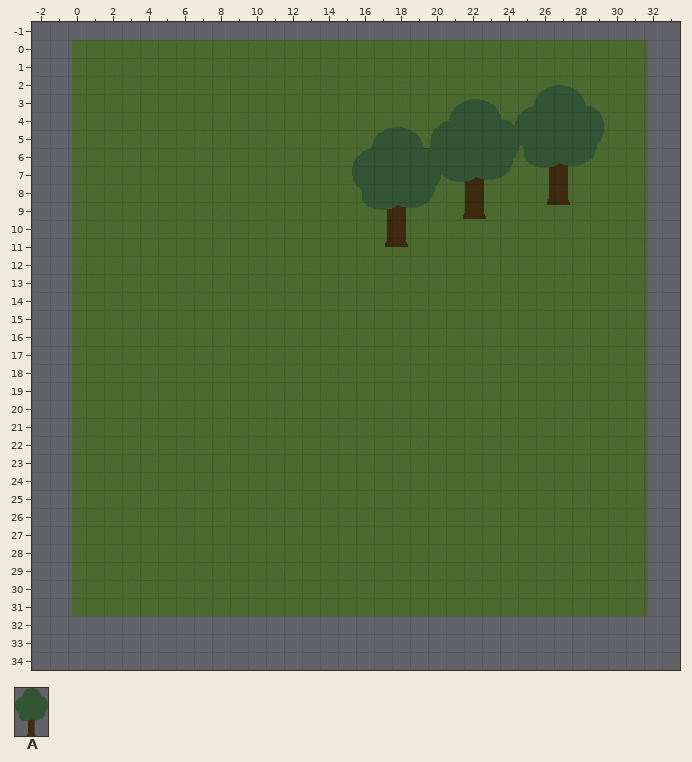
An edit to a level. Tiled map, assets/maps/map_-1_-1.tmx. That is the earlier state.
Cells are 32x32 px. Shown: x -2..33, y -1..34.
Key: from "Trees": A 0 "tree".
Objects are placed by their top-left corner, in cells (3,4 is the top-left corner of cell 3,4); size is 1x1 cell unless given.
Layers that did not change in this view are not listed.
Objects on layer "Entities" before:
A "Tree" at 24.8,2.5 size 5x6.7
A "Tree" at 20.1,3.3 size 5x6.7
A "Tree" at 15.8,4.9 size 5x6.7
The same view after the edit:
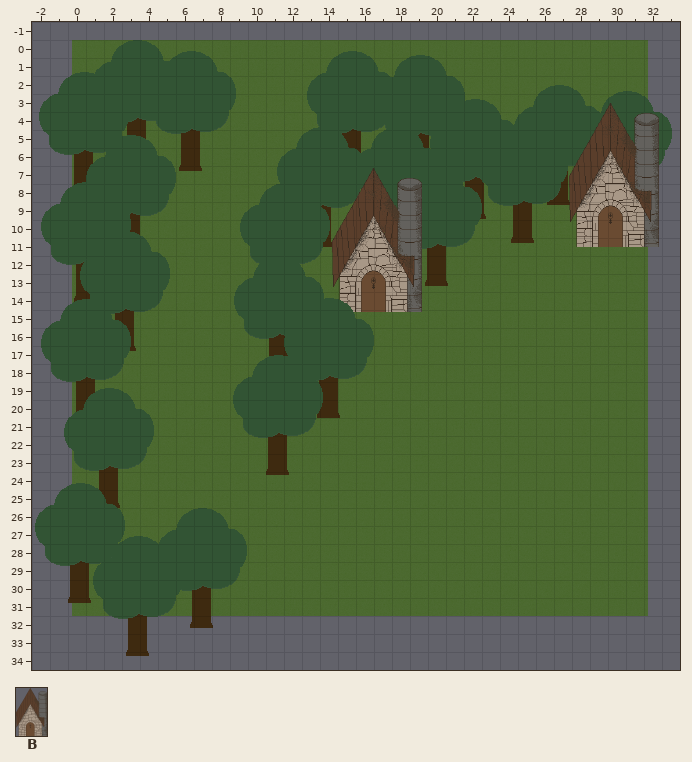
Further tiles: from "Buildings": B 0 "mcHouseExt".
The edit:
Layer "Entities":
added: A "Tree" at 1.3,0 size 5x6.7
added: A "Tree" at 4.3,0.6 size 5x6.7
added: A "Tree" at 13.3,0.6 size 5x6.7
added: A "Tree" at 17.1,0.9 size 5x6.7
added: A "Tree" at -1.6,1.8 size 5x6.7
added: A "Tree" at 28.5,2.8 size 5x6.7
added: A "Tree" at 22.8,4.6 size 5x6.7
added: B "AnalyzeHouse" at 27.9,3.5 size 5x8
added: A "Tree" at 11.6,4.9 size 5x6.7
added: A "Tree" at 1,5.3 size 5x6.7
added: A "Tree" at 18,7 size 5x6.7
added: A "Tree" at -1.5,7.9 size 5x6.7
added: A "Tree" at 9.5,8 size 5x6.7
added: B "GarrickHouse" at 14.7,7.1 size 5x8
added: A "Tree" at 0.7,10.6 size 5x6.7
added: A "Tree" at 9.2,12 size 5x6.7
added: A "Tree" at 12,14.4 size 5x6.7
added: A "Tree" at -1.5,14.4 size 5x6.7
added: A "Tree" at 9.2,17.5 size 5x6.7
added: A "Tree" at -0.2,19.3 size 5x6.7
added: A "Tree" at -1.8,24.6 size 5x6.7
added: A "Tree" at 4.9,26 size 5x6.7
added: A "Tree" at 1.4,27.6 size 5x6.7
Changed places in both pictures, as pixel boxes (x1, y1, x2, y2):
added: (35, 40, 672, 656)
